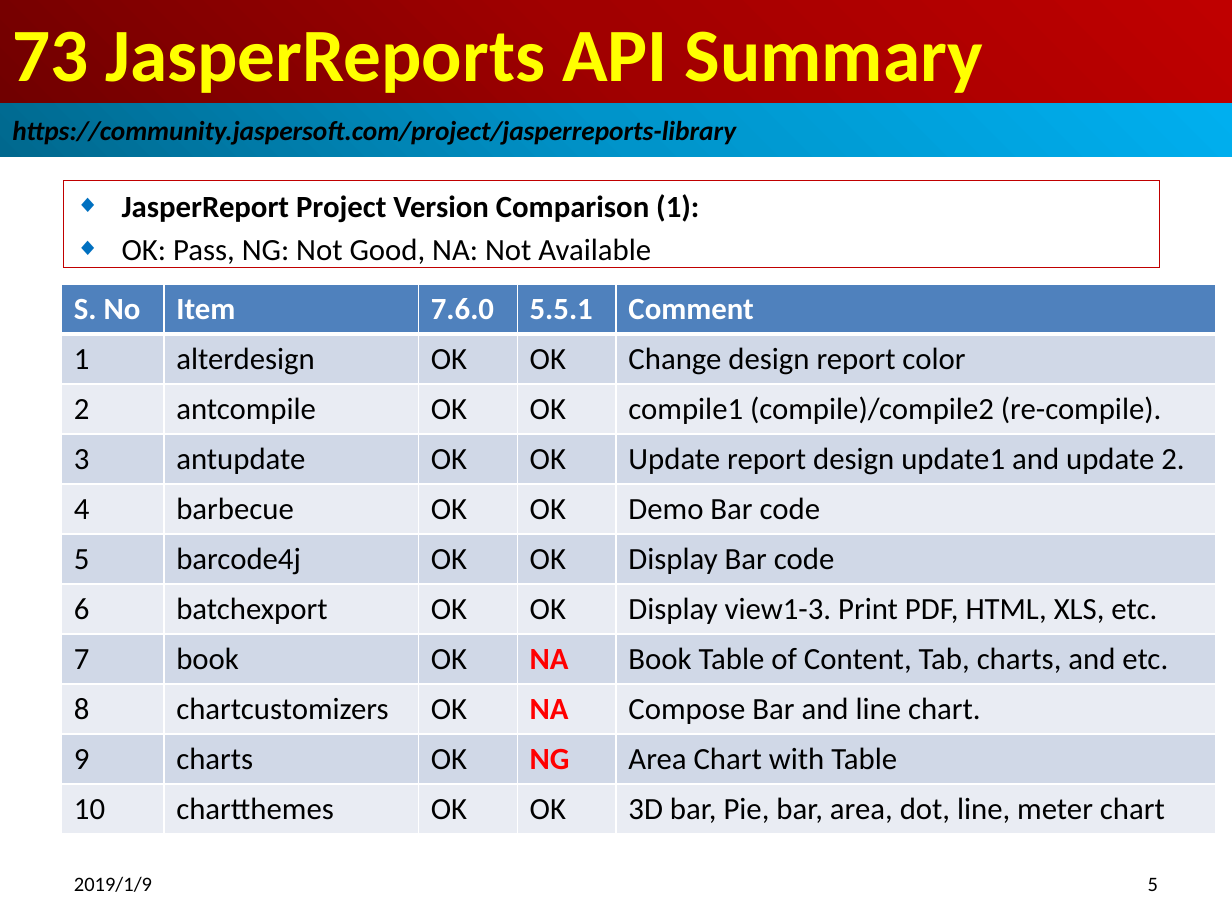
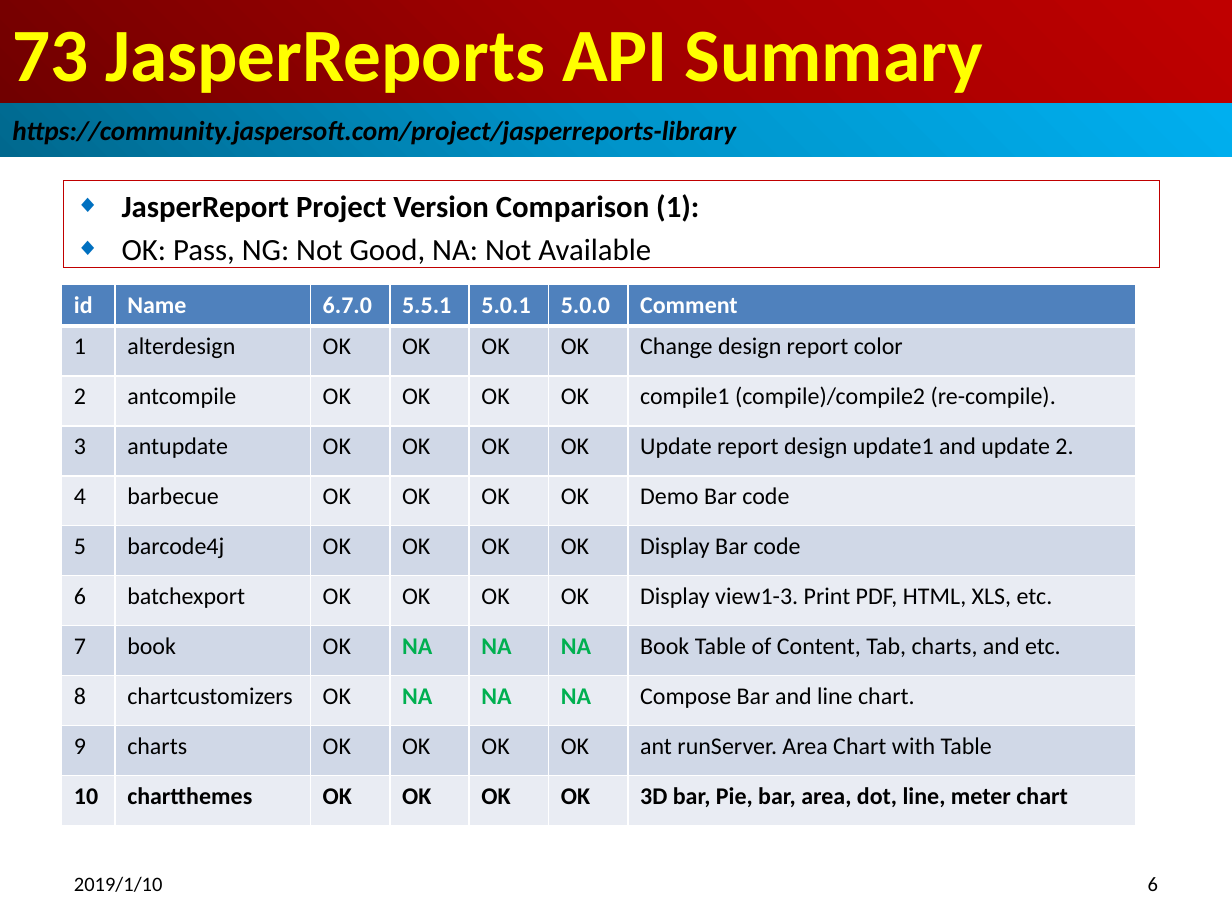
Before and after one commit to peterhchen/100-jasper-report-api-6.7.0, a slide deck: slide 6 of 15_Ch73_API_Summary.pptx (slide 5 before the commit). Drawn at 1232x924 pixels with LibreOffice and Linux fonts; fonts in the diff are those of the drawing. Boxes give left, top, right and bottom in pixels: in the first picture for what was removed or moved away, otherwise in the second. Text is boxed around its words. In the diff, an @@ line names an element or a change of style, - is before the commit and + after.

Commit message:
Over QA for JasperReport API library.
Compares Libraries of 6.7.0, 5.5.1, 5.0.1, 5.0.0.

```diff
--- a/15_Ch73_API_Summary.pptx
+++ b/15_Ch73_API_Summary.pptx
@@ table at [62, 285, 1135, 825] @@
-column 1: S. No | 1 | 2 | 3 | 4 | 5 | 6 | 7 | 8 | 9 | 10
-column 2: Item | alterdesign | antcompile | antupdate | barbecue | barcode4j | batchexport | book | chartcustomizers | charts | chartthemes
-column 3: 7.6.0 | OK | OK | OK | OK | OK | OK | OK | OK | OK | OK
-column 4: 5.5.1 | OK | OK | OK | OK | OK | OK | NA | NA | NG | OK
-column 5: Comment | Change design report color | compile1 (compile)/compile2 (re-compile). | Update report design update1 and update 2. | Demo Bar code | Display Bar code | Display view1-3. Print PDF, HTML, XLS, etc. | Book Table of Content, Tab, charts, and etc. | Compose Bar and line chart. | Area Chart with Table | 3D bar, Pie, bar, area, dot, line, meter chart
+column 1: id | 1 | 2 | 3 | 4 | 5 | 6 | 7 | 8 | 9 | 10
+column 2: Name | alterdesign | antcompile | antupdate | barbecue | barcode4j | batchexport | book | chartcustomizers | charts | chartthemes
+column 3: 6.7.0 | OK | OK | OK | OK | OK | OK | OK | OK | OK | OK
+column 4: 5.5.1 | OK | OK | OK | OK | OK | OK | NA | NA | OK | OK
+column 5: 5.0.1 | OK | OK | OK | OK | OK | OK | NA | NA | OK | OK
+column 6: 5.0.0 | OK | OK | OK | OK | OK | OK | NA | NA | OK | OK
+column 7: Comment | Change design report color | compile1 (compile)/compile2 (re-compile). | Update report design update1 and update 2. | Demo Bar code | Display Bar code | Display view1-3. Print PDF, HTML, XLS, etc. | Book Table of Content, Tab, charts, and etc. | Compose Bar and line chart. | ant runServer. Area Chart with Table | 3D bar, Pie, bar, area, dot, line, meter chart
@@ table: place and size @@
-table at [62, 285, 1215, 834]
+table at [62, 285, 1135, 825]
@@ text at [74, 876, 163, 892]: text changed @@
-2019/1/9
+2019/1/10
@@ page number at [1148, 877, 1158, 891]: text changed @@
-5
+6
```
Also in this commit, not shown: 12 other slides changed, 1 slide added.
